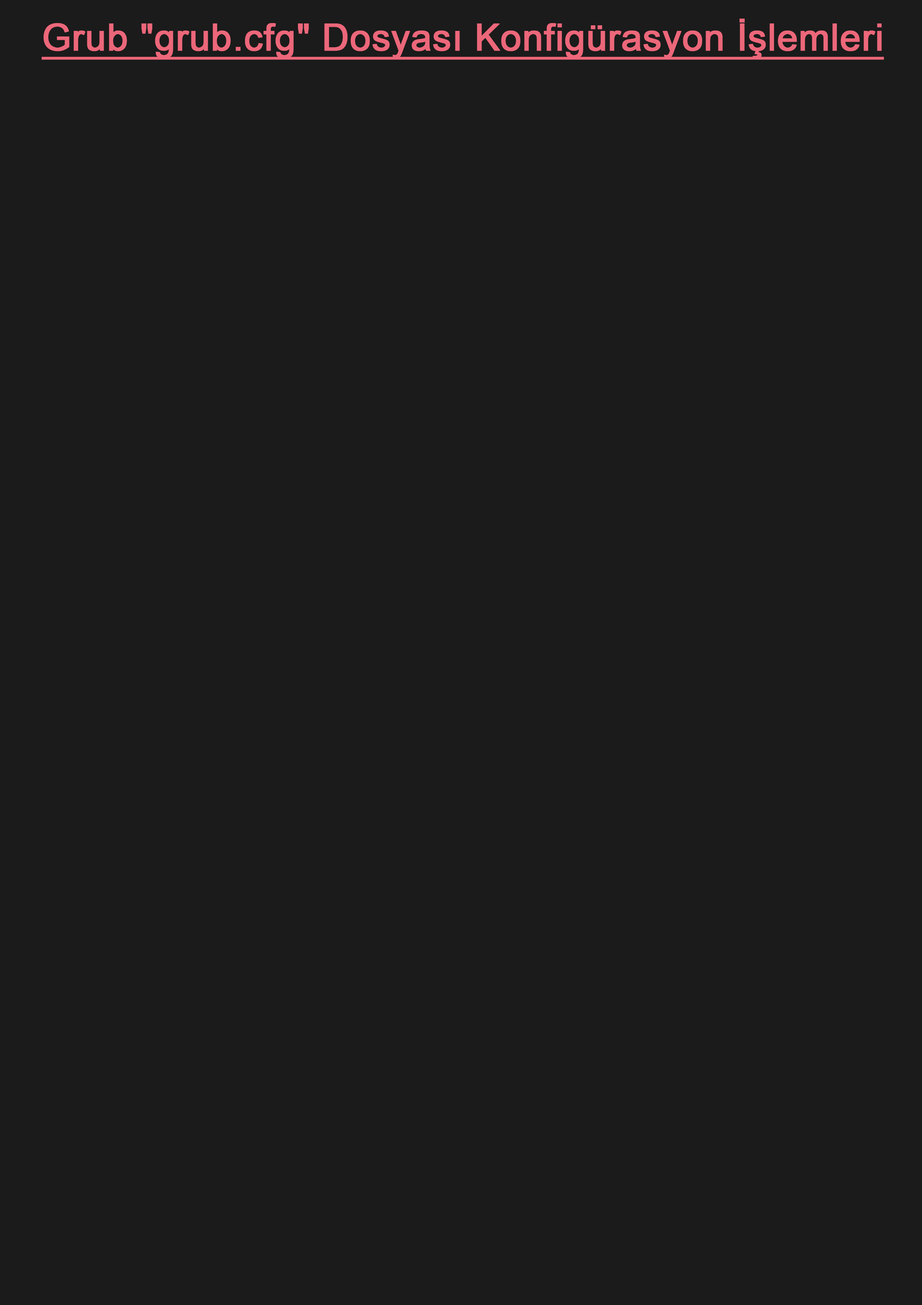
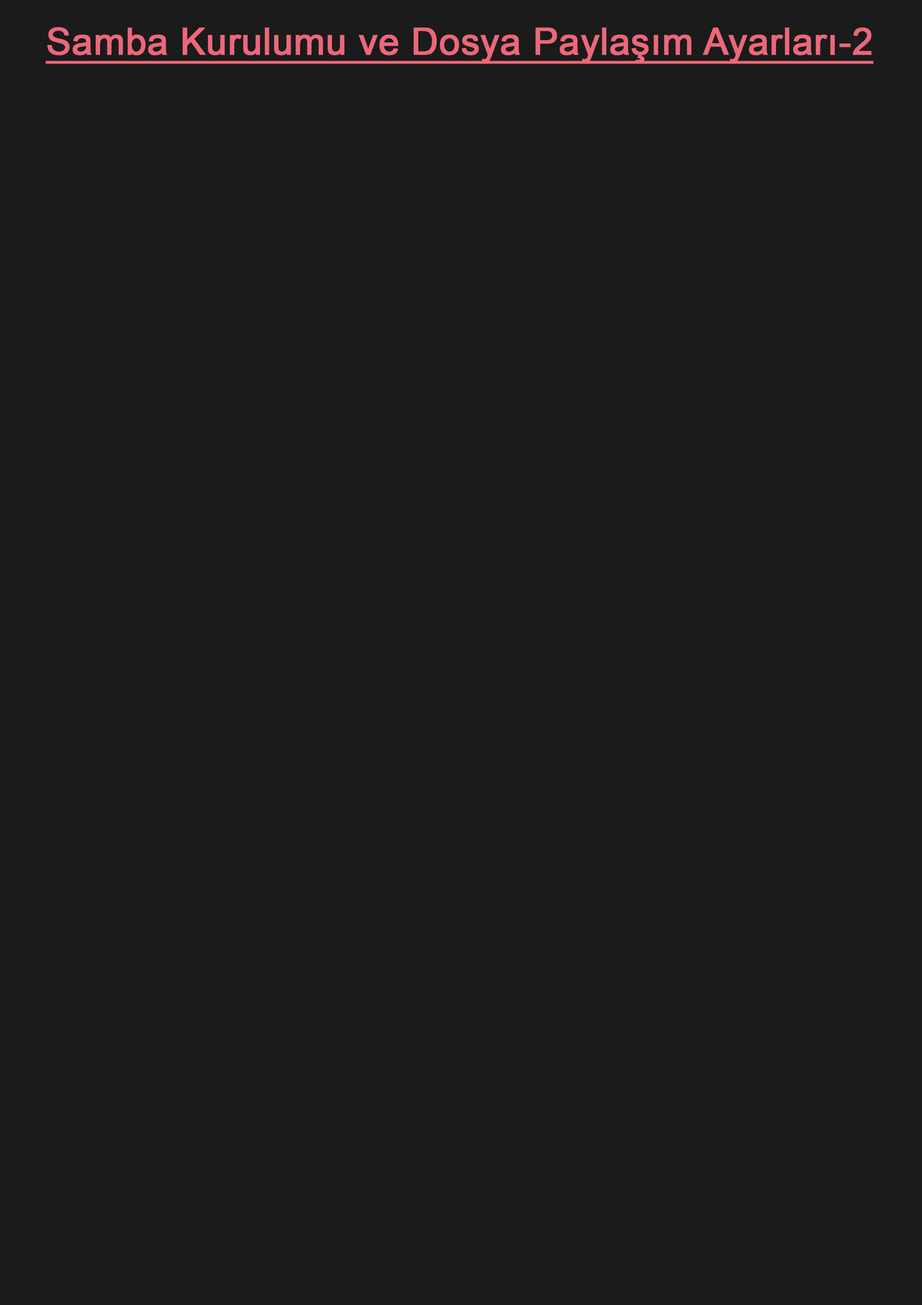
Two versions of the same layered image (922x1305). Layer-by-layer changes:
renamed "Grub 'grub.cfg' Dosyası Konfigürasyon İşlemleri" to "Samba Kurulumu ve Dosya Paylaşım Ayarları-2", painted on it over <box>41,18,885,64</box>
